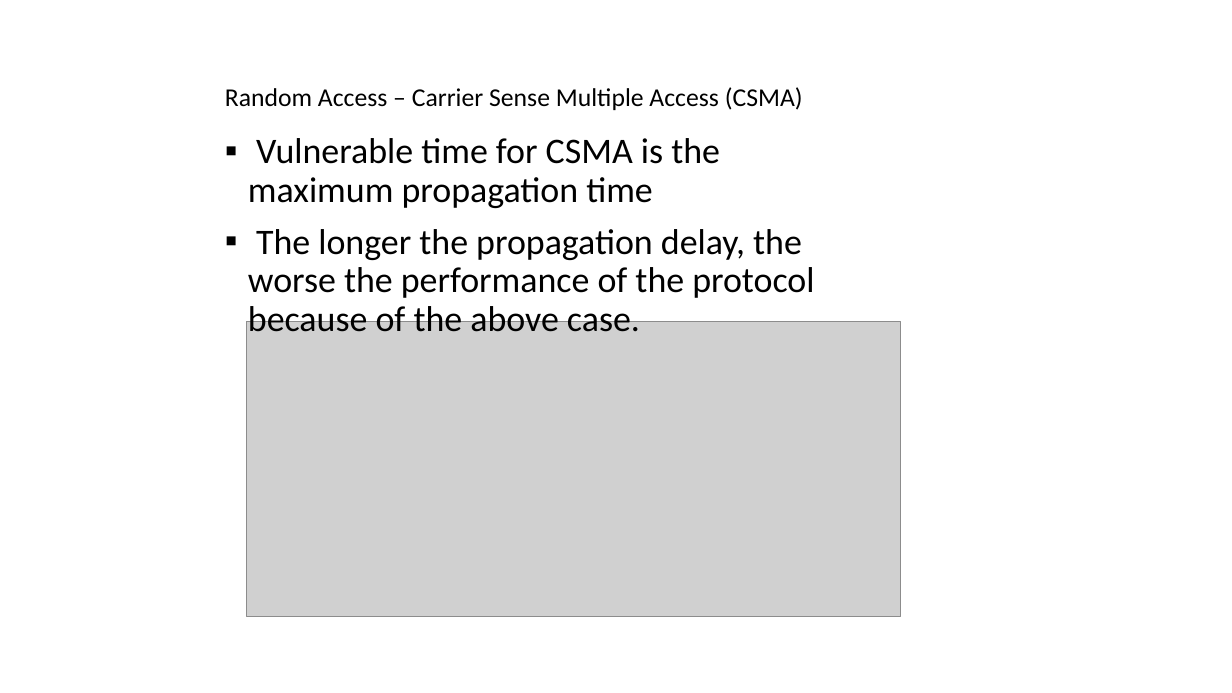
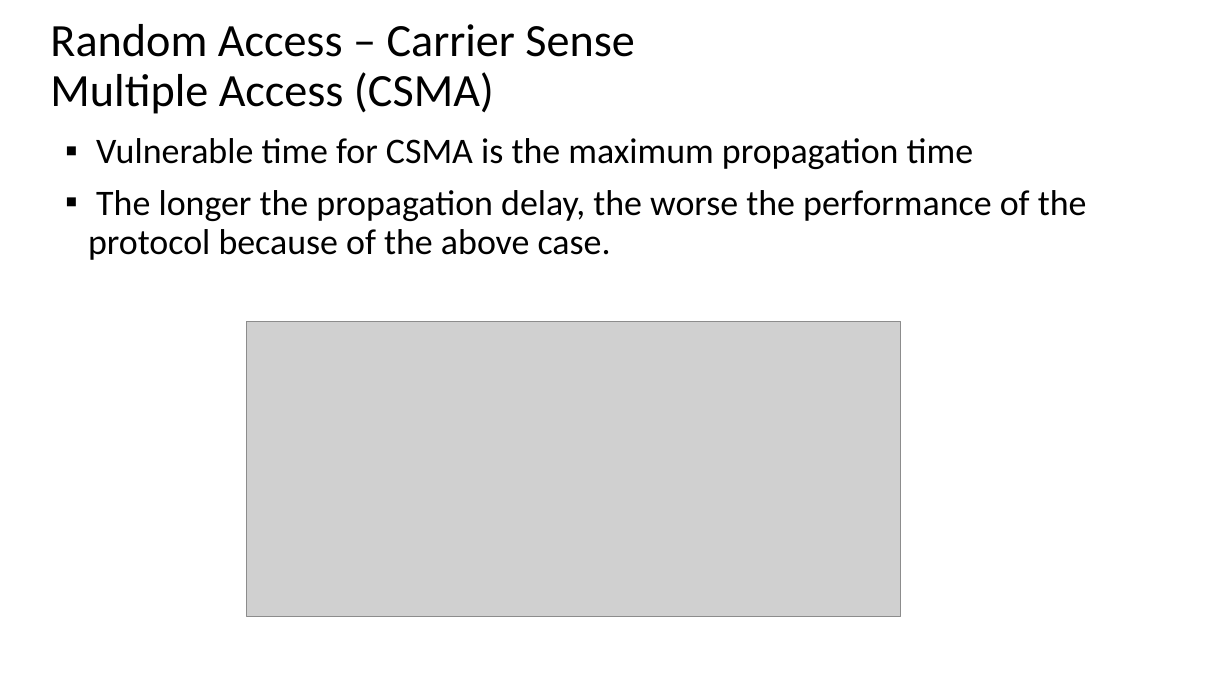
Before and after one commit to amelcharolinesgn2/DataNetCommunication, a slide deck: slide 21 of 6_8Network Communication_Multiple Access Control (MAC) Protocols.pptx. Drawn at 1232x693 pixels with LibreOffice and Linux fonts; fonts in the diff are those of the drawing; grey boxes stand for pictures. Boxes give left, top, right and bottom in pixels: in the first picture for what was removed or moved away, otherwise in the second. Text is boxed around its words. In the diff, an @@ line names an element or a change of style, - is before the commit and + after.

```diff
--- a/6_8Network Communication_Multiple Access Control (MAC) Protocols.pptx
+++ b/6_8Network Communication_Multiple Access Control (MAC) Protocols.pptx
@@ title "Random Access – Carrier Sense ...": place and size @@
-title "Random Access – Carrier Sense ..." at (225,87,803,110)
+title "Random Access – Carrier Sense ..." at (50,24,634,114)
@@ title "Random Access – Carrier Sense ..." at (50,24,634,114): size 20 to 36 pt @@
@@ text "Vulnerable time for CSMA is ..." rewrapped from (248,138,814,332) to (88,138,1087,260) @@
```
Also in this commit, not shown: 31 other slides changed, 3 other files.
